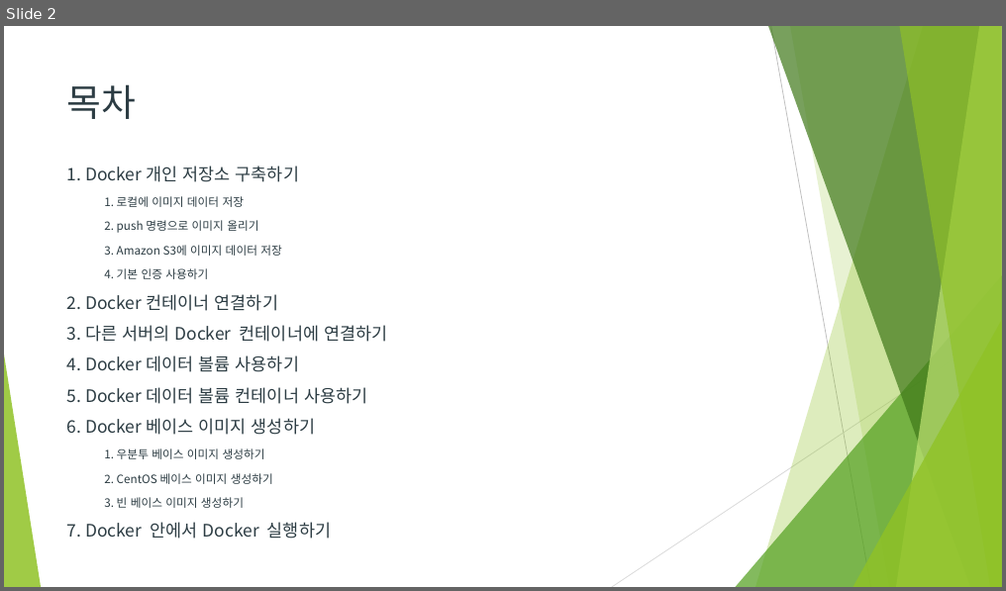
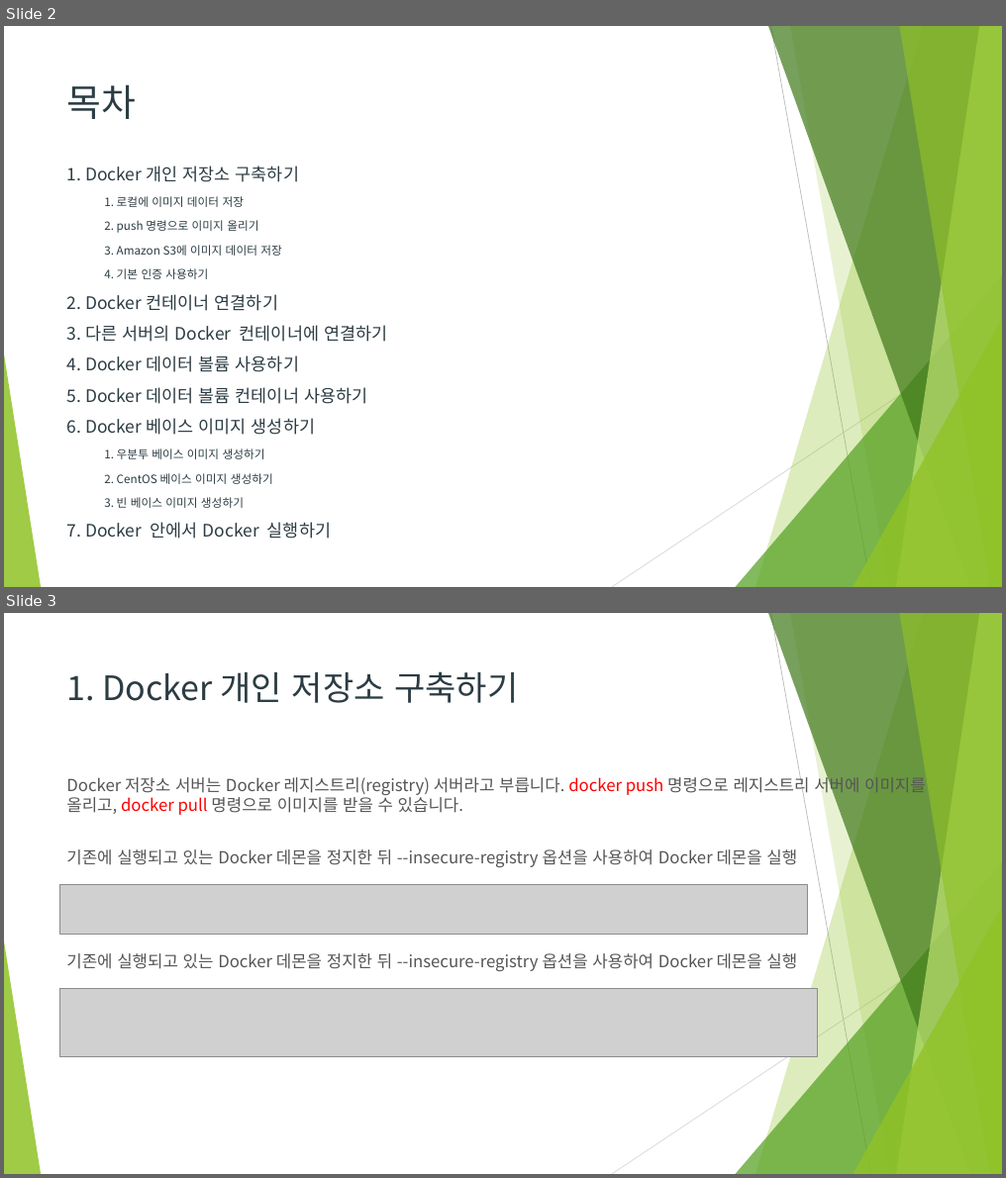
Before and after one commit to Heechul90/Docker, a slide deck: study/06. Docker 좀더 활용하기/Docker 좀더 활용하기.pptx. Shown one above the other, each under a label of ours: slide 2 before the commit, slides 2 and 3 after it. The pictures are 1006x591 and 1006x1178 pixels, drawn with LibreOffice and Linux fonts; fonts in the diff are those of the drawing; grey boxes stand for pictures. Boxes give left, top, right and bottom in pixels: in the first picture for what was removed or moved away, otherwise in the second. Text is boxed around its words. In the diff, an @@ line names an element or a change of style, - is before the commit and + after.

Commit message:
docker

```diff
--- a/study/06. Docker 좀더 활용하기/Docker 좀더 활용하기.pptx
+++ b/study/06. Docker 좀더 활용하기/Docker 좀더 활용하기.pptx
@@ slide 3 added at [4,613,1002,1174], background #FFFFFF; not listed: 10 template elements that a slide beside it also shows @@
@@ title added at [67,671,518,703], 32.4 pt, text #2C3C43 @@
+1. Docker 개인 저장소 구축하기
@@ text added at [66,774,926,815], 16 pt, text #555555 @@
+Docker 저장소 서버는 Docker 레지스트리(registry) 서버라고 부릅니다. docker push 명령으로 레지스트리 서버에 이미지를 올리고, docker pull 명령으로 이미지를 받을 수 있습니다.
@@ text added at [66,850,797,867], 16 pt, text #555555 @@
+기존에 실행되고 있는 Docker 데몬을 정지한 뒤 --insecure-registry 옵션을 사용하여 Docker 데몬을 실행
@@ picture added at [59,884,807,934] @@
@@ text added at [66,954,797,971], 16 pt, text #555555 @@
+기존에 실행되고 있는 Docker 데몬을 정지한 뒤 --insecure-registry 옵션을 사용하여 Docker 데몬을 실행
@@ picture added at [59,989,818,1057] @@
```
Also in this commit, not shown: 8 slides changed, 27 other slides added, 2 other files.
